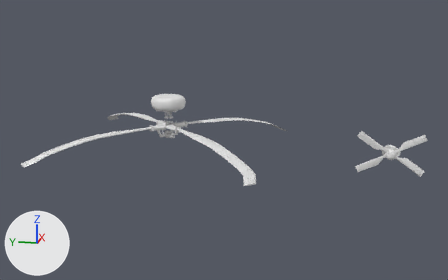
Before and after pictures for a commit that changed the OBJ model examples/flexo/flexorama/models/apache/apache_2018-rotors.obj.
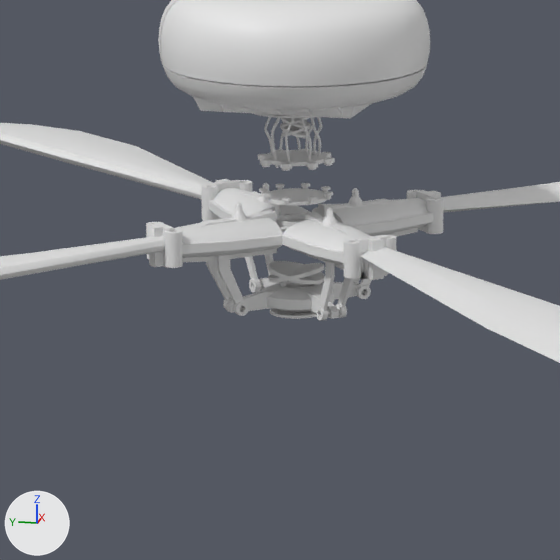
Each version appears first whole from a 50 mm lens placed at (-2.079, -0.396, 0.807), pointed at (-0.015, 0.017, 0.292), and next in a close-up on the part from 29% to 45% of the width and 35% to 60% of the height. Every picture has the same lights, and +X, +Y and +Z are marked at lower left. Materials are left out; every surface is plain grey. Where no turn or scale is listed for an object, it has been applied to the vertices.

In view in the first close-up: 'apache_2018-rotors.obj'.
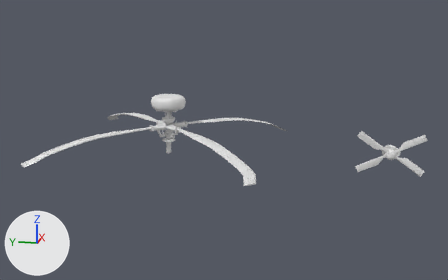
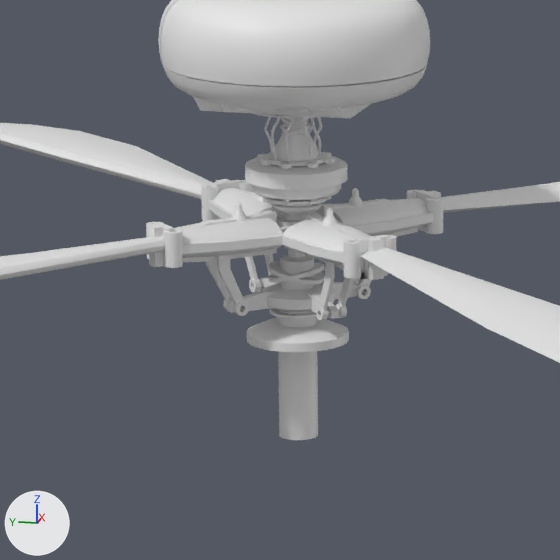
Changed parts and their boxes (x1, y1, x2, y2) in the close-ups (560 x 560 px):
'apache_2018-rotors.obj', reshaped: before (0, 0, 560, 363); after (0, 0, 560, 440)
part 1 of me_apache_2018_rotors_obj, added: after (245, 118, 349, 440)

What the commit changed:
me_apache_2018_rotors_obj is used by ob_apache_2018_rotors_obj; location (0.0, 0.0, 0.0).
me_apache_2018_rotors_obj had 8851 vertices, 17250 faces and spanned x -0.393..0.393, y -0.66..0.614, z 0.201..0.44.
me_apache_2018_rotors_obj now has 9691 vertices, 18926 faces and spans x -0.393..0.393, y -0.66..0.614, z 0.201..0.44.
me_apache_2018_rotors_obj part 1: a new loose piece of 840 vertices spanning x -0.023..0.023, y 0.197..0.245, z 0.231..0.395.
